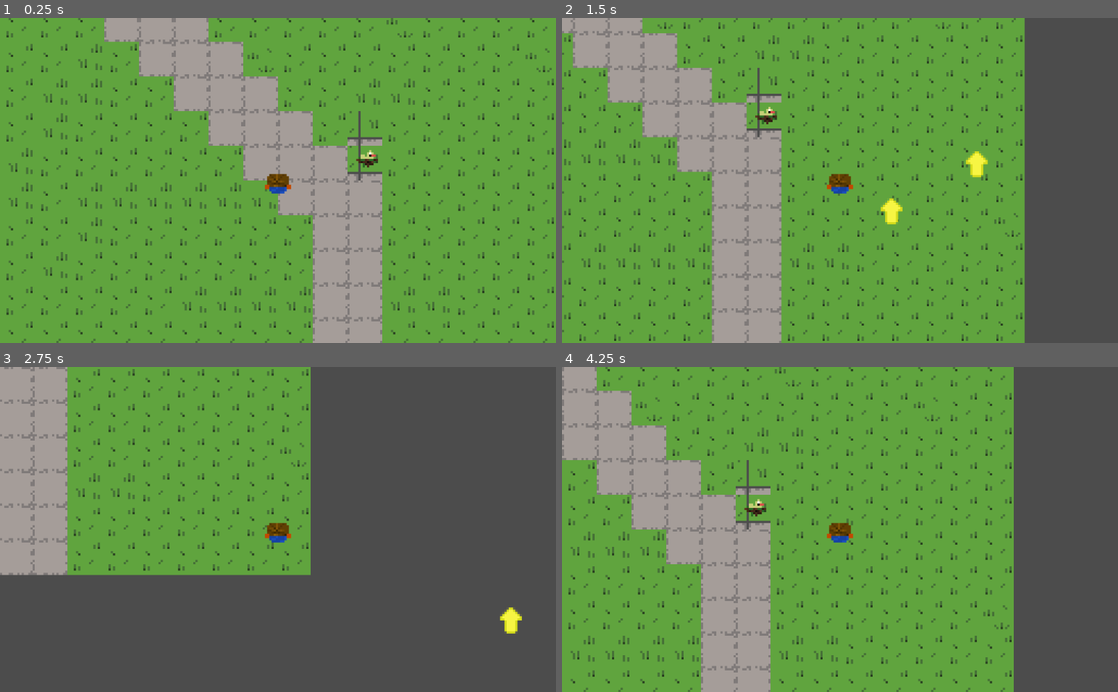
Above: before the commit, frames 1-4 (two rows, left to right).
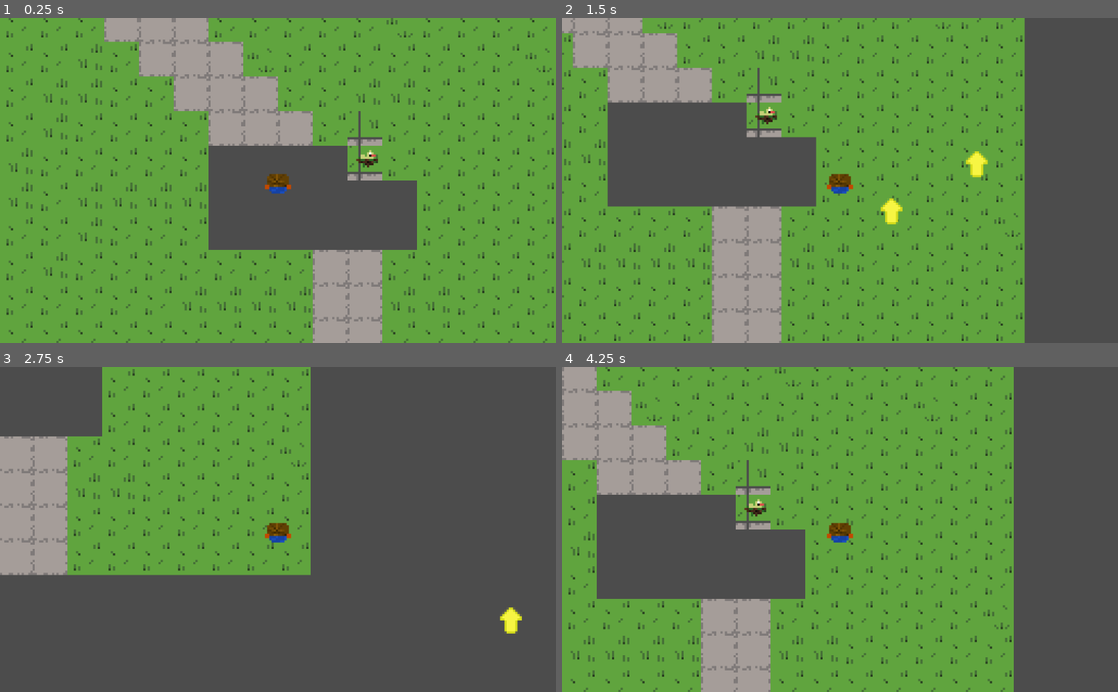
Above: after the commit, the same moments.

Repository: GenElectrovise/HillsSim22_Godot
Game: Godot game, scene res://levels/outside/outside_scene.tscn
Two runs of this game, one before a commit and one after it. Both use one fixed random seed, a clock stepped at 60 frames per second and the inputs below.
Inputs (mouse positions are in pixels of both pictures, inside the frame that each line leads up to):
- Up to frame 1 (0.25 s): no input
- Up to frame 2 (1.5 s): tap Enter at 0.5 s; move the mouse to (962, 164) at 0.52 s; hold D (player_east) 0.53-1.28 s; tap E (player_interact) at 0.6, 1.35 s; click (962, 164) at 0.67 s; move the mouse to (728, 196) at 1.27 s; hold S (player_south) from 1.28 s (still down); click (728, 196) at 1.42 s
- Up to frame 3 (2.75 s): move the mouse to (333, 458) at 2.02 s; release S (player_south) at 2.03 s; hold D (player_east) from 2.03 s (still down); tap E (player_interact) at 2.1 s; click (333, 458) at 2.17 s
- Up to frame 4 (4.25 s): move the mouse to (812, 594) at 2.77 s; release D (player_east) at 2.78 s; hold W (player_north) 2.78-3.53 s; tap E (player_interact) at 2.85, 3.6 s; click (812, 594) at 2.92 s; move the mouse to (1006, 578) at 3.52 s; hold A (player_west) from 3.53 s (still down); click (1006, 578) at 3.67 s

The runs differ from the first frame. In frame 1, 10% of the frame differs, in the area x 37-75%, y 39-72%; in frame 2, 11%, in the area x 8-46%, y 26-59%; in frame 3, 3.9%; in frame 4, 11%.

Commit message:
We have a teleporter!

Diff:
--- a/entities/player/player.gd
+++ b/entities/player/player.gd
@@ -1,4 +1,6 @@
 extends KinematicBody2D
+
+class_name Player
 
 var velocity : Vector2 = Vector2()
 const reach = 10
--- a/entities/player/player.tscn
+++ b/entities/player/player.tscn
@@ -1,8 +1,11 @@
-[gd_scene load_steps=5 format=2]
+[gd_scene load_steps=6 format=2]
 
 [ext_resource path="res://entities/player/player.png" type="Texture" id=1]
 [ext_resource path="res://entities/player/player.gd" type="Script" id=2]
 [ext_resource path="res://entities/pointer_arrow/pointer_arrow.png" type="Texture" id=3]
+
+[sub_resource type="RectangleShape2D" id=2]
+extents = Vector2( 8, 7.5 )
 
 [sub_resource type="RectangleShape2D" id=1]
 extents = Vector2( 5, 4.5 )
@@ -10,13 +13,19 @@
 [node name="KinematicBody2D" type="KinematicBody2D"]
 script = ExtResource( 2 )
 
-[node name="CollisionShape2D" type="CollisionShape2D" parent="."]
-position = Vector2( 0, 1.5 )
-shape = SubResource( 1 )
-
 [node name="PlayerSprite" type="Sprite" parent="."]
 texture = ExtResource( 1 )
 
 [node name="ArrowSprite" type="Sprite" parent="."]
 visible = false
 texture = ExtResource( 3 )
+
+[node name="Area2D" type="Area2D" parent="."]
+
+[node name="CollisionShape2D" type="CollisionShape2D" parent="Area2D"]
+position = Vector2( 0, 1.5 )
+shape = SubResource( 2 )
+
+[node name="CollisionShape2D" type="CollisionShape2D" parent="."]
+position = Vector2( 0, 1.5 )
+shape = SubResource( 1 )
--- /dev/null
+++ b/entities/teleporter/teleporter.gd
@@ -0,0 +1,52 @@
+extends Node2D
+
+
+var destination_level
+var destination_position
+
+var font
+var entering_entity
+var player_in_area = false
+var is_hovered = false
+
+onready var area = $Area2D
+onready var teleport = $TeleportSprite
+
+func _physics_process(delta):
+	if(is_hovered):
+		teleport.visible = true
+		teleport.set_position(get_global_mouse_position())
+	else:
+		teleport.visible = false
+
+	if(player_in_area):
+		teleport.modulate = Color.white
+	else:
+		teleport.modulate = Color(0.5, 0.5, 0.5)
+
+func _on_Area2D_area_entered(area_e):
+	print("Entity entered area of teleporter")
+	player_in_area = true
+	entering_entity = area_e.get_parent()
+
+func _on_Area2D_area_exited(area_e):
+	print("Entity left area of teleporter")
+	player_in_area = false
+	entering_entity = null
+
+func teleport(player):
+	player.position = Vector2.ZERO
+
+
+func _on_Area2D_mouse_entered():
+	is_hovered = true
+
+
+func _on_Area2D_mouse_exited():
+	is_hovered = false
+
+
+func _on_Area2D_input_event(viewport, event, shape_idx):
+	if(event is InputEventMouseButton):
+		if(is_hovered):
+			teleport(entering_entity)
--- /dev/null
+++ b/entities/teleporter/teleporter.tscn
@@ -0,0 +1,25 @@
+[gd_scene load_steps=4 format=2]
+
+[ext_resource path="res://entities/teleporter/teleporter.gd" type="Script" id=1]
+[ext_resource path="res://assets/[Q] Teleport.png" type="Texture" id=2]
+
+[sub_resource type="RectangleShape2D" id=1]
+
+[node name="Node2D" type="Node2D"]
+script = ExtResource( 1 )
+
+[node name="Area2D" type="Area2D" parent="."]
+
+[node name="CollisionShape2D" type="CollisionShape2D" parent="Area2D"]
+shape = SubResource( 1 )
+
+[node name="TeleportSprite" type="Sprite" parent="."]
+position = Vector2( 8.34465e-07, -7.7486e-07 )
+scale = Vector2( 1, 0.875 )
+texture = ExtResource( 2 )
+
+[connection signal="area_entered" from="Area2D" to="." method="_on_Area2D_area_entered"]
+[connection signal="area_exited" from="Area2D" to="." method="_on_Area2D_area_exited"]
+[connection signal="input_event" from="Area2D" to="." method="_on_Area2D_input_event"]
+[connection signal="mouse_entered" from="Area2D" to="." method="_on_Area2D_mouse_entered"]
+[connection signal="mouse_exited" from="Area2D" to="." method="_on_Area2D_mouse_exited"]
--- /dev/null
+++ b/levels/inside/inside_scene.tscn
@@ -0,0 +1,97 @@
+[gd_scene load_steps=3 format=2]
+
+[ext_resource path="res://levels/outside/outside_tiles.png" type="Texture" id=1]
+
+[sub_resource type="TileSet" id=1]
+0/name = "outside_tiles.png 0"
+0/texture = ExtResource( 1 )
+0/tex_offset = Vector2( 0, 0 )
+0/modulate = Color( 1, 1, 1, 1 )
+0/region = Rect2( 68, 68, 16, 16 )
+0/tile_mode = 0
+0/occluder_offset = Vector2( 0, 0 )
+0/navigation_offset = Vector2( 0, 0 )
+0/shape_offset = Vector2( 0, 0 )
+0/shape_transform = Transform2D( 1, 0, 0, 1, 0, 0 )
+0/shape_one_way = false
+0/shape_one_way_margin = 0.0
+0/shapes = [  ]
+0/z_index = 0
+1/name = "outside_tiles.png 1"
+1/texture = ExtResource( 1 )
+1/tex_offset = Vector2( 0, 0 )
+1/modulate = Color( 1, 1, 1, 1 )
+1/region = Rect2( 68, 85, 16, 16 )
+1/tile_mode = 0
+1/occluder_offset = Vector2( 0, 0 )
+1/navigation_offset = Vector2( 0, 0 )
+1/shape_offset = Vector2( 0, 0 )
+1/shape_transform = Transform2D( 1, 0, 0, 1, 0, 0 )
+1/shape_one_way = false
+1/shape_one_way_margin = 0.0
+1/shapes = [  ]
+1/z_index = 0
+2/name = "outside_tiles.png 2"
+2/texture = ExtResource( 1 )
+2/tex_offset = Vector2( 0, 0 )
+2/modulate = Color( 1, 1, 1, 1 )
+2/region = Rect2( 85, 68, 16, 16 )
+2/tile_mode = 0
+2/occluder_offset = Vector2( 0, 0 )
+2/navigation_offset = Vector2( 0, 0 )
+2/shape_offset = Vector2( 0, 0 )
+2/shape_transform = Transform2D( 1, 0, 0, 1, 0, 0 )
+2/shape_one_way = false
+2/shape_one_way_margin = 0.0
+2/shapes = [  ]
+2/z_index = 0
+3/name = "outside_tiles.png 3"
+3/texture = ExtResource( 1 )
+3/tex_offset = Vector2( 0, 0 )
+3/modulate = Color( 1, 1, 1, 1 )
+3/region = Rect2( 102, 68, 16, 16 )
+3/tile_mode = 0
+3/occluder_offset = Vector2( 0, 0 )
+3/navigation_offset = Vector2( 0, 0 )
+3/shape_offset = Vector2( 0, 0 )
+3/shape_transform = Transform2D( 1, 0, 0, 1, 0, 0 )
+3/shape_one_way = false
+3/shape_one_way_margin = 0.0
+3/shapes = [  ]
+3/z_index = 0
+4/name = "outside_tiles.png 4"
+4/texture = ExtResource( 1 )
+4/tex_offset = Vector2( 0, 0 )
+4/modulate = Color( 1, 1, 1, 1 )
+4/region = Rect2( 102, 85, 16, 16 )
+4/tile_mode = 0
+4/occluder_offset = Vector2( 0, 0 )
+4/navigation_offset = Vector2( 0, 0 )
+4/shape_offset = Vector2( 0, 0 )
+4/shape_transform = Transform2D( 1, 0, 0, 1, 0, 0 )
+4/shape_one_way = false
+4/shape_one_way_margin = 0.0
+4/shapes = [  ]
+4/z_index = 0
+5/name = "outside_tiles.png 5"
+5/texture = ExtResource( 1 )
+5/tex_offset = Vector2( 0, 0 )
+5/modulate = Color( 1, 1, 1, 1 )
+5/region = Rect2( 85, 85, 16, 16 )
+5/tile_mode = 0
+5/occluder_offset = Vector2( 0, 0 )
+5/navigation_offset = Vector2( 0, 0 )
+5/shape_offset = Vector2( 0, 0 )
+5/shape_transform = Transform2D( 1, 0, 0, 1, 0, 0 )
+5/shape_one_way = false
+5/shape_one_way_margin = 0.0
+5/shapes = [  ]
+5/z_index = 0
+
+[node name="Node2D" type="Node2D"]
+
+[node name="TileMap" type="TileMap" parent="."]
+tile_set = SubResource( 1 )
+cell_size = Vector2( 16, 16 )
+format = 1
+tile_data = PoolIntArray( -131075, 1, 0, -131074, 1, 0, -131073, 1, 0, -196608, 1, 0, -196607, 1, 0, -196606, 1, 0, -65539, 1, 0, -65538, 1, 0, -65537, 1, 0, -131072, 1, 0, -131071, 1, 0, -131070, 1, 0, -3, 1, 0, -2, 1, 0, -1, 1, 0, -65536, 1, 0, -65535, 1, 0, -65534, 1, 0, 65533, 1, 0, 65534, 1, 0, 65535, 1, 0, 0, 1, 0, 1, 1, 0, 2, 1, 0, 131069, 1, 0, 131070, 1, 0, 131071, 1, 0, 65536, 1, 0, 65537, 1, 0, 65538, 1, 0, 196605, 1, 0, 196606, 1, 0, 196607, 1, 0, 131072, 1, 0, 131073, 1, 0, 131074, 1, 0 )
--- a/levels/outside/outside_scene.tscn
+++ b/levels/outside/outside_scene.tscn
@@ -1,9 +1,10 @@
-[gd_scene load_steps=6 format=2]
+[gd_scene load_steps=7 format=2]
 
 [ext_resource path="res://levels/outside/outside_tiles.png" type="Texture" id=1]
 [ext_resource path="res://entities/player/player.tscn" type="PackedScene" id=2]
 [ext_resource path="res://quests/watch_birds/watch_birds.tscn" type="PackedScene" id=3]
 [ext_resource path="res://levels/outside/outside_scene.gd" type="Script" id=4]
+[ext_resource path="res://entities/teleporter/teleporter.tscn" type="PackedScene" id=5]
 
 [sub_resource type="TileSet" id=1]
 0/name = "outside_tiles.png 0"
@@ -434,10 +435,13 @@
 tile_set = SubResource( 1 )
 cell_size = Vector2( 16, 16 )
 format = 1
-tile_data = PoolIntArray( -327690, 16, 0, -327689, 16, 0, -3 …(1605 unchanged characters)… 6, 0, -5, 16, 0, -4, 16, 0, -3, 16, 0, -2, 16, 0, -1, 21, 0, -65536, 21, 0, -65535, 21, 0, -65534, 0, 0, -65533, 16, 0, -65532, 16, 0, -65531, 16, 0, -65530, 16, 0, -65529, 16, 0, -65528, 16, 0, -65527, 16, 0, 65526, 16, 0, 65527, 16, 0, 65528, 17, 0, 65529, 16, 0, 65530, 17, 0, 65531, 17, 0, 65532, 17, 0, 65533, 17, 0, 65534, 17, 0, 65535, 17, 0, 0, 21, 0, 1, 21, 0, 2, 21, 0, 3, 16, 0, 4, 16, 0, 5, 16, 0, 6, 16, 0, 7, 16, 0, 8, 16, 0, 9, 16, 0, 131062, 16, 0, 131063, 16, 0, 131064, 16, 0, 131065, 16, 0, 131066, 17, 0, 131067, 16, 0, 131068, 16, 0, 131069, 16, 0, 131070, 16, 0, 131071, 16, 0, 65536, 16, 0, 65537, 21, 0, 65538, 21, 0, 65539, 16, 0, 65540, 16, 0, 65541, 16, 0, 65 …(1254 unchanged characters)…
+tile_data = PoolIntArray( -327690, 16, 0, -327689, 16, 0, -3 …(1605 unchanged characters)… 6, 0, -5, 16, 0, -4, 16, 0, -3, 16, 0, -65534, 0, 0, -65533, 16, 0, -65532, 16, 0, -65531, 16, 0, -65530, 16, 0, -65529, 16, 0, -65528, 16, 0, -65527, 16, 0, 65526, 16, 0, 65527, 16, 0, 65528, 17, 0, 65529, 16, 0, 65530, 17, 0, 65531, 17, 0, 65532, 17, 0, 65533, 17, 0, 4, 16, 0, 5, 16, 0, 6, 16, 0, 7, 16, 0, 8, 16, 0, 9, 16, 0, 131062, 16, 0, 131063, 16, 0, 131064, 16, 0, 131065, 16, 0, 131066, 17, 0, 131067, 16, 0, 131068, 16, 0, 131069, 16, 0, 65540, 16, 0, 65541, 16, 0, 65 …(1254 unchanged characters)…
 
 [node name="KinematicBody2D" parent="TileMap" instance=ExtResource( 3 )]
 position = Vector2( 41, -10 )
+
+[node name="Node2D" parent="TileMap" instance=ExtResource( 5 )]
+position = Vector2( 42, 14 )
 
 [node name="Player" parent="." instance=ExtResource( 2 )]
 
--- a/project.godot
+++ b/project.godot
@@ -8,16 +8,34 @@
 
 config_version=4
 
+_global_script_classes=[ {
+"base": "KinematicBody2D",
+"class": "Player",
+"language": "GDScript",
+"path": "res://entities/player/player.gd"
+} ]
+_global_script_class_icons={
+"Player": ""
+}
+
 [application]
 
 config/name="Hills Sim 22 Godot"
 run/main_scene="res://levels/outside/outside_scene.tscn"
 config/icon="res://icon.png"
 
+[display]
+
+window/dpi/allow_hidpi=true
+
 [editor]
 
 version_control_autoload_on_startup=true
 version_control_plugin_name="GitAPI"
+
+[global]
+
+allow=false
 
 [gui]
 
@@ -50,6 +68,11 @@
 "events": [ Object(InputEventKey,"resource_local_to_scene":false,"resource_name":"","device":0,"alt":false,"shift":false,"control":false,"meta":false,"command":false,"pressed":false,"scancode":0,"physical_scancode":69,"unicode":0,"echo":false,"script":null)
  ]
 }
+debug={
+"deadzone": 0.5,
+"events": [ Object(InputEventKey,"resource_local_to_scene":false,"resource_name":"","device":0,"alt":false,"shift":false,"control":false,"meta":false,"command":false,"pressed":false,"scancode":0,"physical_scancode":81,"unicode":0,"echo":false,"script":null)
+ ]
+}
 
 [physics]
 
Binary file added: assets/[Q] Teleport.png
Not shown, added: assets/[Q] Teleport.png.import
Binary file added: oldassets/LeagueSpartan-Bold.otf
